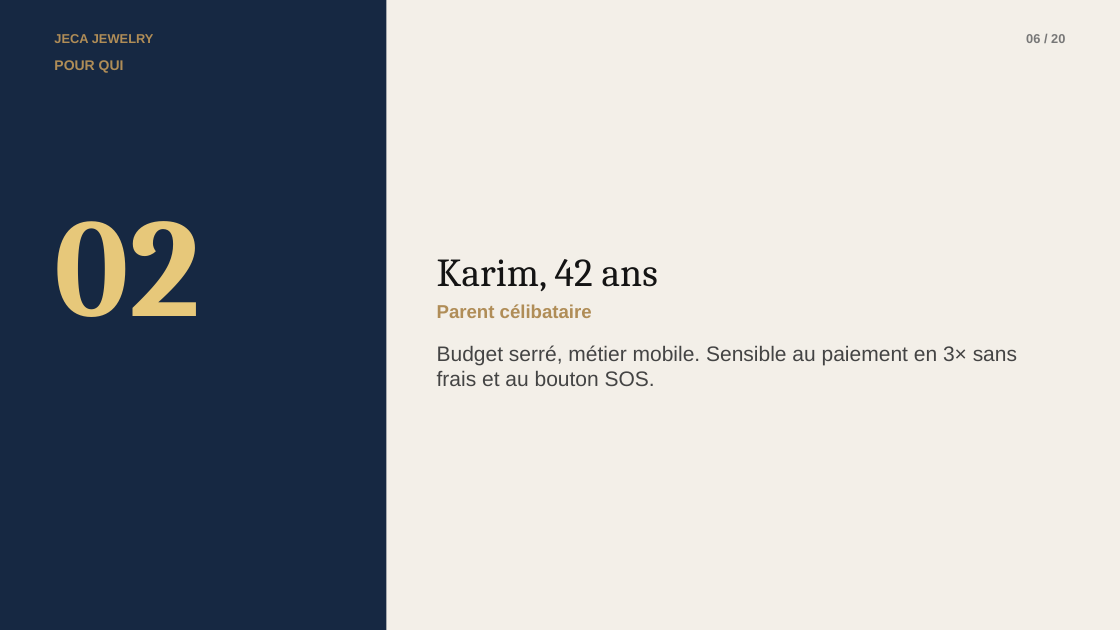
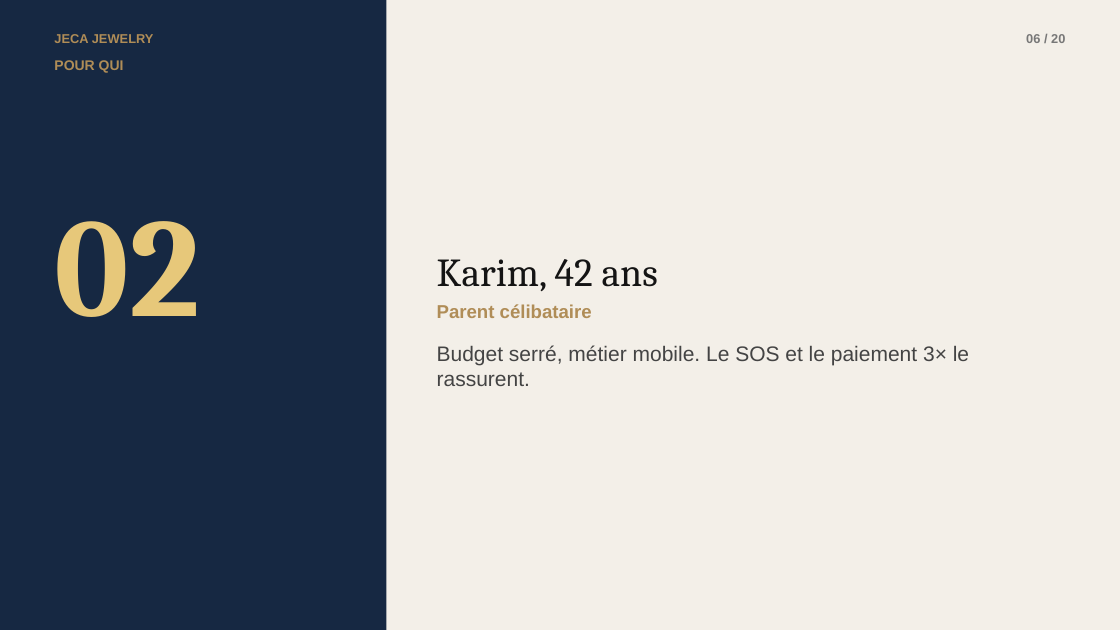
Before and after one commit to emirsqalli23-cpu/jeca-jewelry, a slide deck: slide 6 of JECA_PechaKucha.pptx. Drawn at 1120x630 pixels with LibreOffice and Linux fonts; fonts in the diff are those of the drawing. Boxes give left, top, right and bottom in pixels: in the first picture for what was removed or moved away, otherwise in the second. Text is boxed around its words. In the diff, an @@ line names an element or a change of style, - is before the commit and + after.

Commit message:
Site: retrait autonomie/recharge/batterie, ajout bouton SOS au dos du bijou, simplification

```diff
--- a/JECA_PechaKucha.pptx
+++ b/JECA_PechaKucha.pptx
@@ text at (437,345,969,386): text changed @@
-Budget serré, métier mobile. Sensible au paiement en 3× sans frais et au bouton SOS.
+Budget serré, métier mobile. Le SOS et le paiement 3× le rassurent.
```
Also in this commit, not shown: 14 other slides changed, 5 slides added, 5 slides removed, 6 other files.
